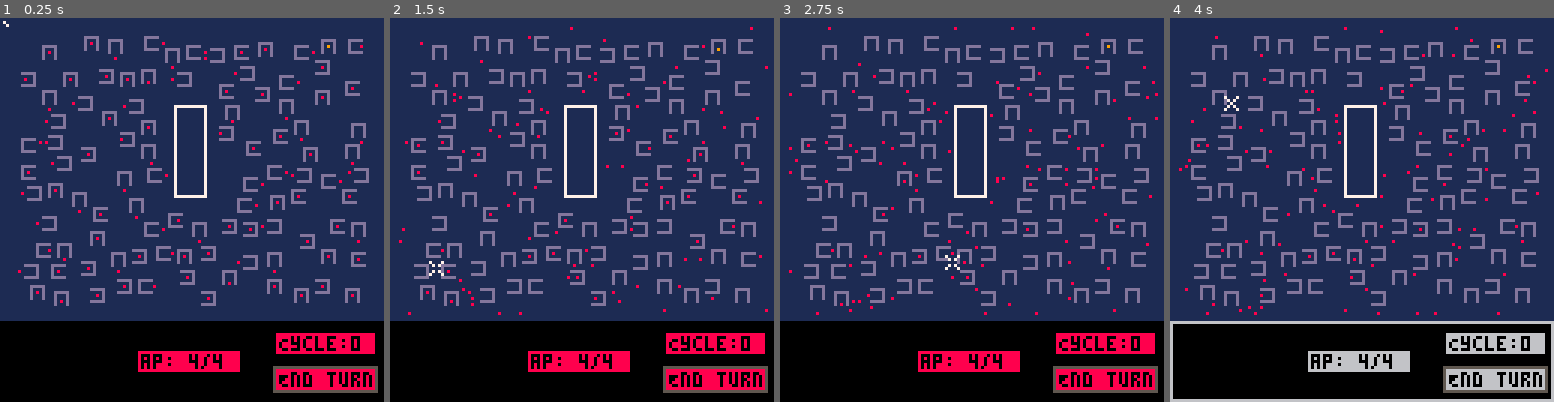
Above: before the commit, frames 1-4 (left to right).
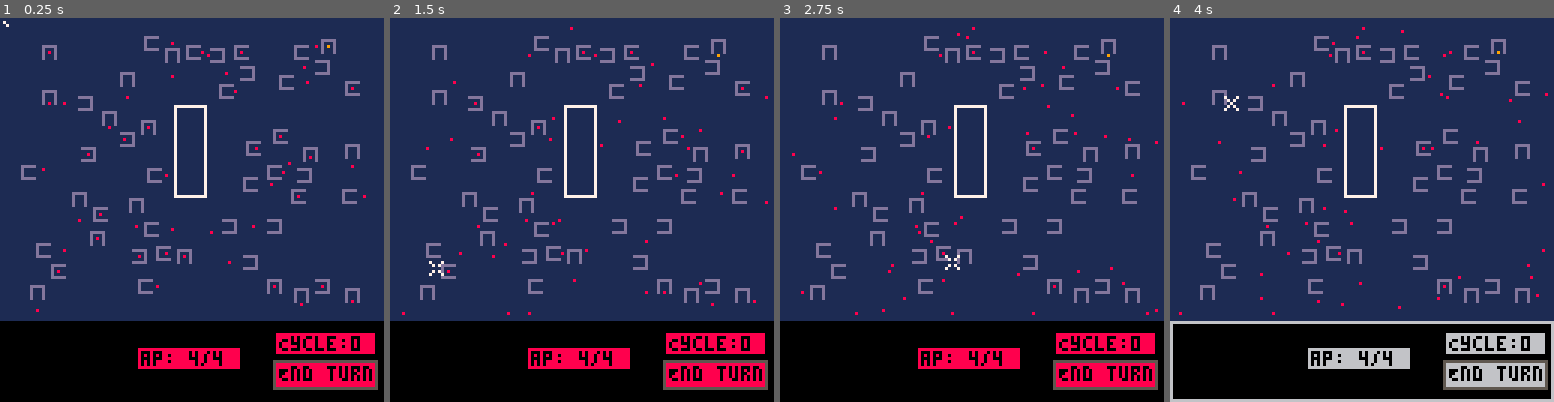
Above: after the commit, the same moments.

Repository: vholmer/capture-and-trace
Game: PICO-8 cartridge cart.p8
The game is run twice, just before and just after one commit, with the same random seed, the same clock (stepped at 60 frames per second) and the same inputs.
Inputs (mouse positions are in pixels of both pictures, inside the frame that each line leads up to):
- Up to frame 1 (0.25 s): no input
- Up to frame 2 (1.5 s): click (670, 121) at 0.67 s; click (436, 267) at 1.22 s
- Up to frame 3 (2.75 s): click (887, 114) at 1.77 s; click (952, 259) at 2.32 s
- Up to frame 4 (4 s): click (1404, 106) at 2.87 s; click (1465, 256) at 3.42 s; click (1231, 102) at 3.97 s

The runs differ from the first frame. In frame 1, 6.7% of the frame differs, in the area x 4-99%, y 4-98%; in frame 2, 6.9%; in frame 3, 6.9%, in the area x 2-99%, y 2-98%; in frame 4, 6.9%.

Commit message:
button alignments and cleaner agent creation code

Diff:
--- a/lua/draw.lua
+++ b/lua/draw.lua
@@ -1,6 +1,6 @@
 function draw_ap()
 	ap_top_left_x = 46
-	ap_top_left_y = 111
+	ap_top_left_y = 110
 	ap_bot_right_x = ap_top_left_x + 33
 	ap_bot_right_y = ap_top_left_y + 6
 
@@ -59,10 +59,10 @@
 end
 
 function draw_endturn()
-	end_turn_bot_right_y = 123 -- 109
-	end_turn_bot_right_x = 124 -- 34
+	end_turn_bot_right_y = 122
+	end_turn_bot_right_x = 124
 	end_turn_top_left_x = end_turn_bot_right_x - 32
-	end_turn_top_left_y = end_turn_bot_right_y - 6
+	end_turn_top_left_y = end_turn_bot_right_y - 7
 
 	if game_over then
 		color = 8
--- a/lua/main.lua
+++ b/lua/main.lua
@@ -1,5 +1,5 @@
 function _init()
-	local n = 100
+	local n = 50
 	make_world()
 	make_hall()
 	make_agents(n)
--- a/lua/make.lua
+++ b/lua/make.lua
@@ -26,10 +26,13 @@
 		agent.home_opn_indx = 1 + flr(rnd(3))
 		matrix[agent.x][agent.y] = "agent"
 		agent.hunger = flr(rnd(400)) + 100
-		agent.is_snatcher = first_snatcher
 		if first_snatcher then
+			agent.is_snatcher = true
+			agent.snatcher_zero = true
 			matrix[agent.x][agent.y] = "snatcher"
 		else
+			agent.snatcher_zero = false
+			agent.is_snatcher = false
 			matrix[agent.x][agent.y] = "agent"
 		end
 		add(agents, agent)
